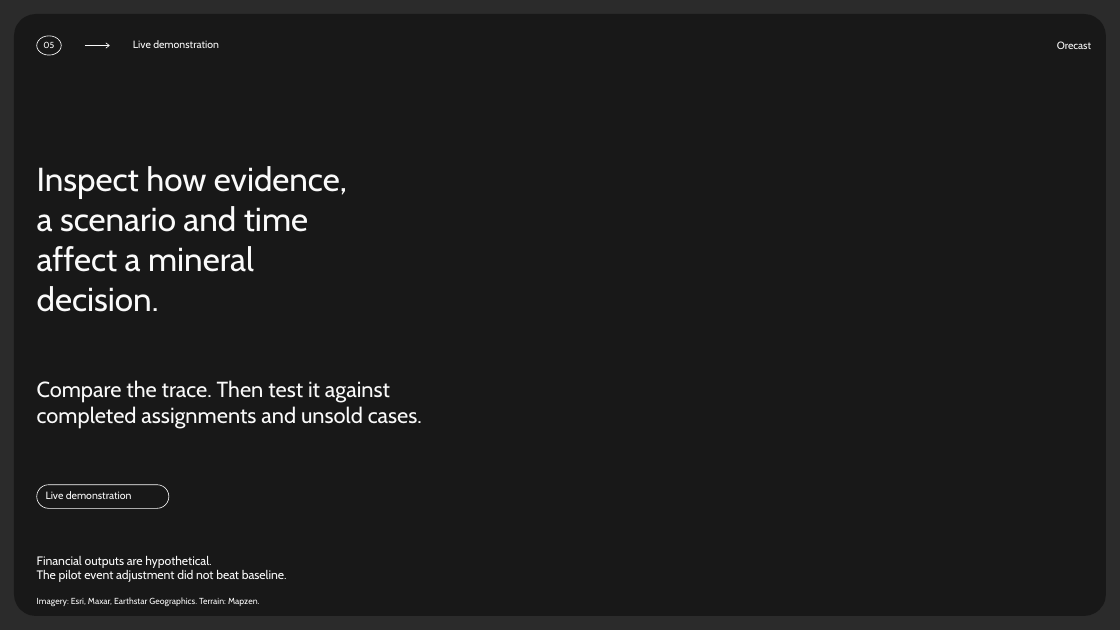
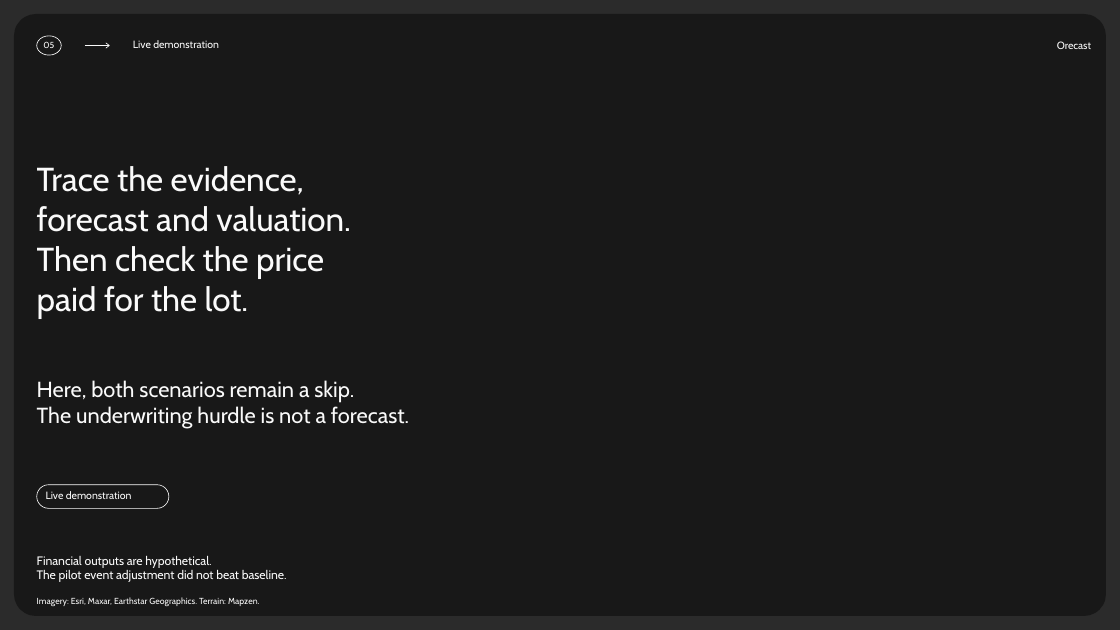
Before and after one commit to amitvijapur/oxhack-2026, a slide deck: slide 7 of pitch/orecast/output/orecast-pitch.pptx. Drawn at 1120x630 pixels with LibreOffice and Linux fonts; fonts in the diff are those of the drawing; background and template pictures are left out; a plain dark background stands for a picture behind light text. Boxes give left, top, right and bottom in pixels: in the first picture for what was removed or moved away, otherwise in the second. Text is boxed around its words. In the diff, an @@ line names an element or a change of style, - is before the commit and + after.

Commit message:
Use one whole-contract lot across Orecast and the pitch deck (#50)
Align canonical defaults, fee-inclusive capital policy, UI, snapshots, publication summaries and pitch materials to the historical $30,000 initial-payment reference. Preserve independent valuation and target hurdle semantics, and integrate the team's explorer and Swarm walkthrough updates.

```diff
--- a/pitch/orecast/output/orecast-pitch.pptx
+++ b/pitch/orecast/output/orecast-pitch.pptx
@@ text at [37, 166, 351, 318]: text changed @@
-Inspect how evidence,
-a scenario and time
-affect a mineral
-decision.
+Trace the evidence,
+forecast and valuation.
+Then check the price
+paid for the lot.
@@ text at [37, 380, 409, 429]: text changed @@
-Compare the trace. Then test it against
-completed assignments and unsold cases.
+Here, both scenarios remain a skip.
+The underwriting hurdle is not a forecast.
```
Also in this commit, not shown: 5 other slides changed, 59 other files.
